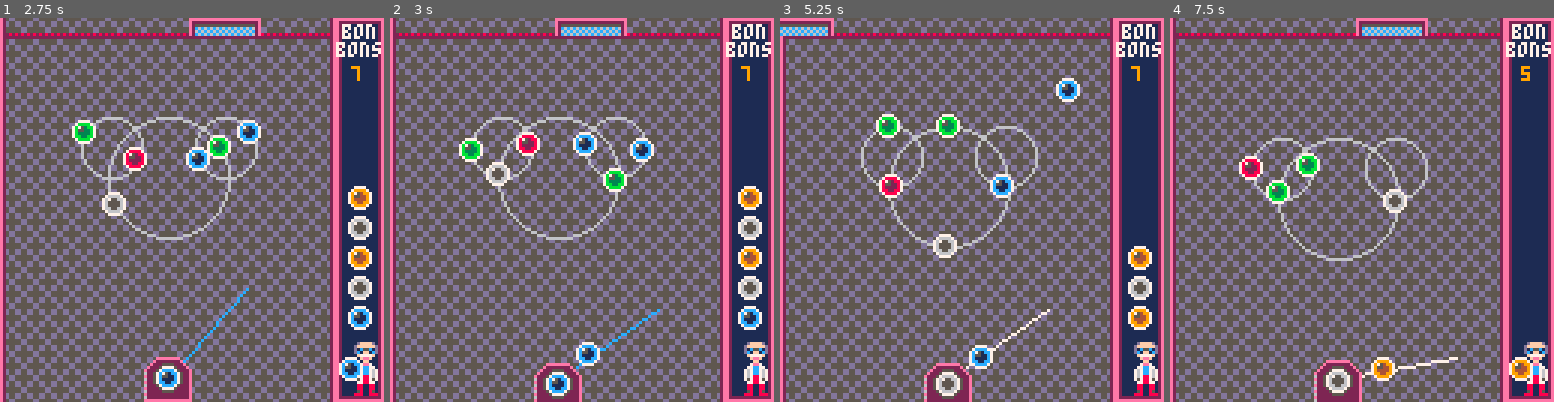
Above: before the commit, frames 1-4 (left to right).
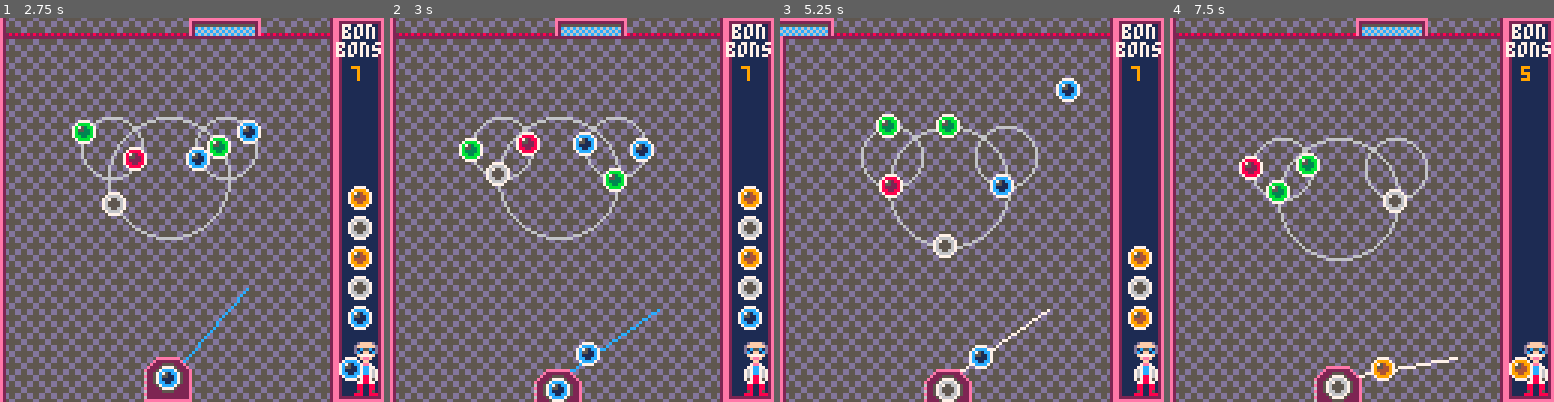
Above: after the commit, the same moments.

Repository: adamwoolridge/pico8
Game: PICO-8 cartridge bonbonshoot.p8
Two runs of this game, one before a commit and one after it. Both use one fixed random seed, a clock stepped at 60 frames per second and the inputs below.
Inputs:
- Up to frame 1 (2.75 s): tap X (X key) at 0.33, 1.07, 1.85 s; tap O (Z key) at 0.7, 1.7, 2.1, 2.5 s; hold Right 1.6-2.1 s; hold Right from 2.47 s (still down)
- Up to frame 2 (3 s): keep holding Right; tap O (Z key) at 2.9 s; tap X (X key) at 2.97 s
- Up to frame 3 (5.25 s): release Right at 3.03 s; hold Left 3.08-3.58 s; tap O (Z key) every 0.4 s from 3.3 to 4.9 s; hold Right 4.02-4.68 s; tap X (X key) at 4.08, 5.2 s; hold Left from 5.08 s (still down)
- Up to frame 4 (7.5 s): tap O (Z key) every 0.4 s from 5.3 to 7.3 s; release Left at 5.68 s; hold Right 6.08-6.58 s; tap X (X key) at 6.32, 7.43 s; hold Right 6.63-7.13 s

Frame 1 is identical in both runs. In frame 2, 0.7% of the frame differs, in the area x 37-50%, y 89-100%; in frame 3, 0.7%; in frame 4, 0.7%.

Commit message:
[Bonbon] More

Diff:
--- a/bonbonshoot.p8
+++ b/bonbonshoot.p8
@@ -60,7 +60,7 @@
 explosions = {}
 
 recoil = {}
-recoil.framecount = 3
+recoil.framecount = 5
 recoil.frame = 0
 
 function makepulse(x, y)
